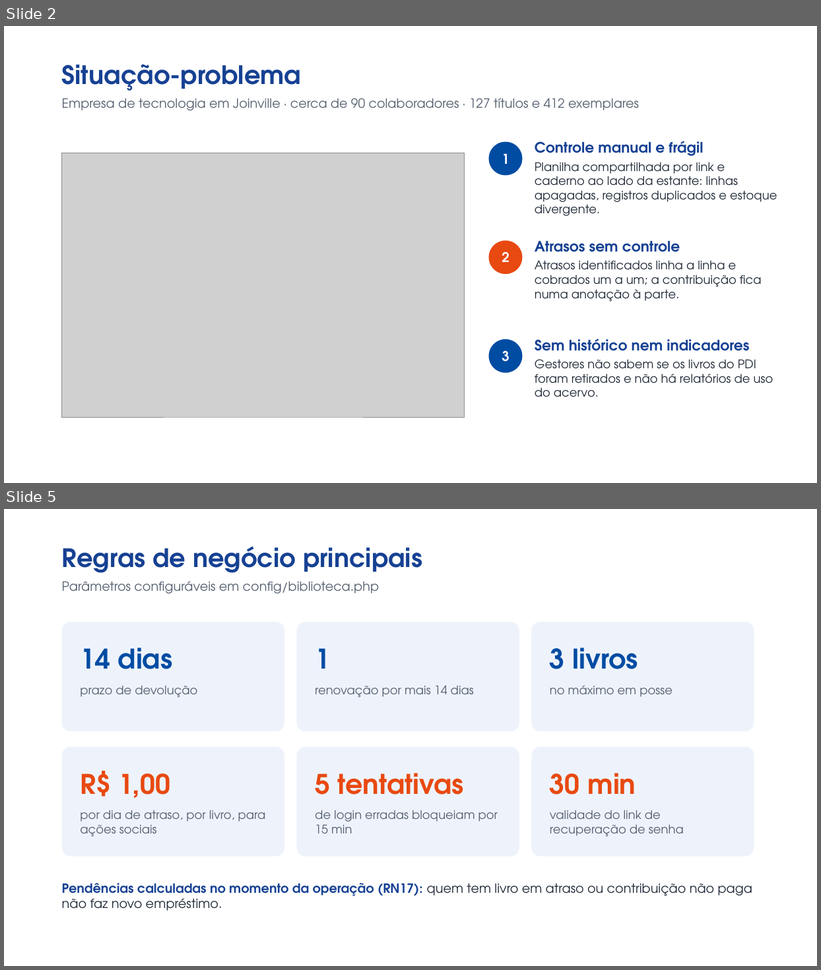
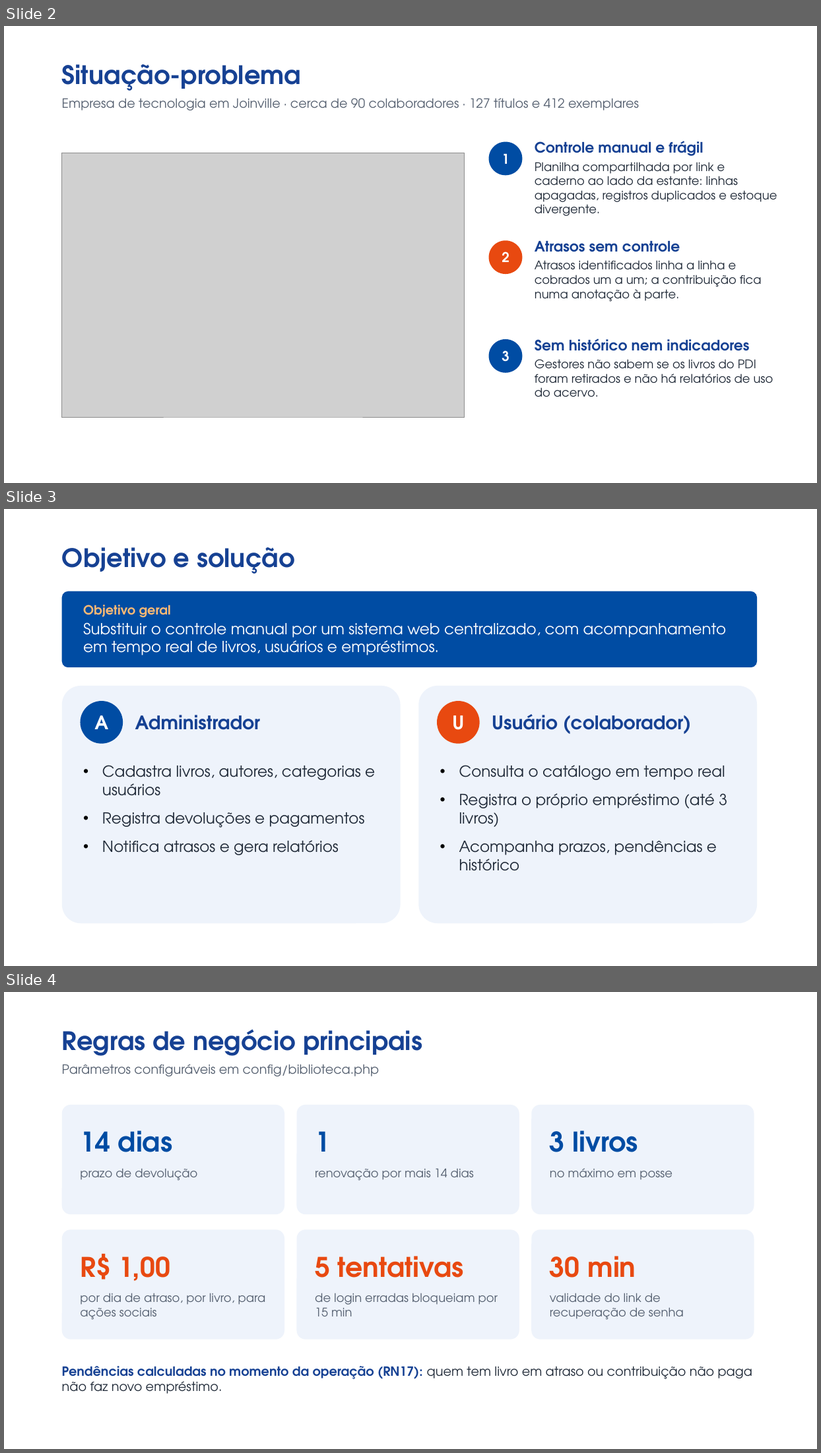
Before and after one commit to mauricioasor/Projeto-individual-senai, a slide deck: docs/apresentacao/Apresentacao_Banca_MR_Biblioteca.pptx. Shown one above the other, each under a label of ours: slides 2 and 5 before the commit, slides 2, 3 and 4 after it; the slides between them are not shown. The pictures are 821x970 and 821x1453 pixels, drawn with LibreOffice and Linux fonts; fonts in the diff are those of the drawing; grey boxes stand for pictures; background and template pictures are left out. Boxes give left, top, right and bottom in pixels: in the first picture for what was removed or moved away, otherwise in the second. Text is boxed around its words. In the diff, an @@ line names an element or a change of style, - is before the commit and + after.

Commit message:
Apresentação em 8 slides com reserva, vídeo acelerado e PDF do relatório v1.5

```diff
--- a/docs/apresentacao/Apresentacao_Banca_MR_Biblioteca.pptx
+++ b/docs/apresentacao/Apresentacao_Banca_MR_Biblioteca.pptx
@@ slide 3 added at bbox=[4, 509, 817, 966], background #FFFFFF @@
@@ text added at bbox=[62, 547, 295, 574], 30 pt, text #164193, bold @@
+Objetivo e solução
@@ rounded rectangle added at bbox=[62, 591, 757, 667], fill #004CA3 @@
@@ text added at bbox=[83, 605, 726, 656], 18 pt, text #FFFFFF @@
+Objetivo geral
+Substituir o controle manual por um sistema web centralizado, com acompanhamento em tempo real de livros, usuários e empréstimos.
@@ rounded rectangle added at bbox=[62, 686, 401, 923], fill #EEF3FB @@
@@ rounded rectangle added at bbox=[418, 686, 757, 923], fill #EEF3FB @@
@@ ellipse added at bbox=[81, 701, 123, 744], fill #004CA3, 22 pt, text #FFFFFF, bold @@
+A
@@ ellipse added at bbox=[437, 701, 480, 744], fill #E84910, 22 pt, text #FFFFFF, bold @@
+U
@@ text added at bbox=[135, 715, 261, 730], 22 pt, text #164193, bold @@
+Administrador
@@ text added at bbox=[492, 714, 692, 734], 22 pt, text #164193, bold @@
+Usuário (colaborador)
@@ text added at bbox=[102, 765, 375, 855], 18 pt, text #1F2937 @@
+• Cadastra livros, autores, categorias e usuários
+• Registra devoluções e pagamentos
+• Notifica atrasos e gera relatórios
@@ text added at bbox=[459, 765, 727, 871], 18 pt, text #1F2937 @@
+• Consulta o catálogo em tempo real
+• Registra o próprio empréstimo (até 3 livros)
+• Acompanha prazos, pendências e histórico
@@ what was slide 5 is now slide 4 @@
```
Also in this commit, not shown: 9 slides changed, 2 other slides added, 1 slide removed, 2 other files.
